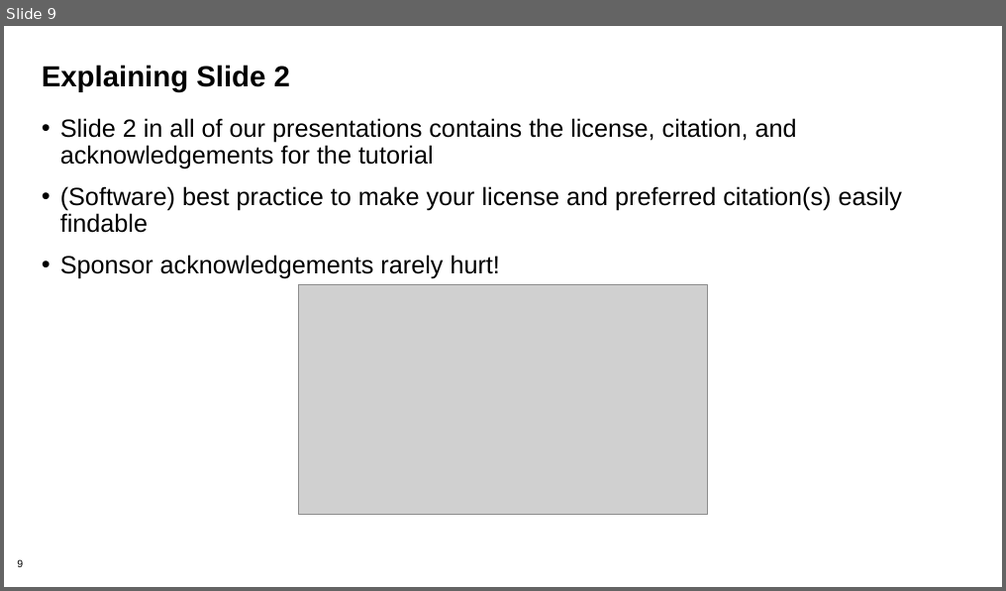
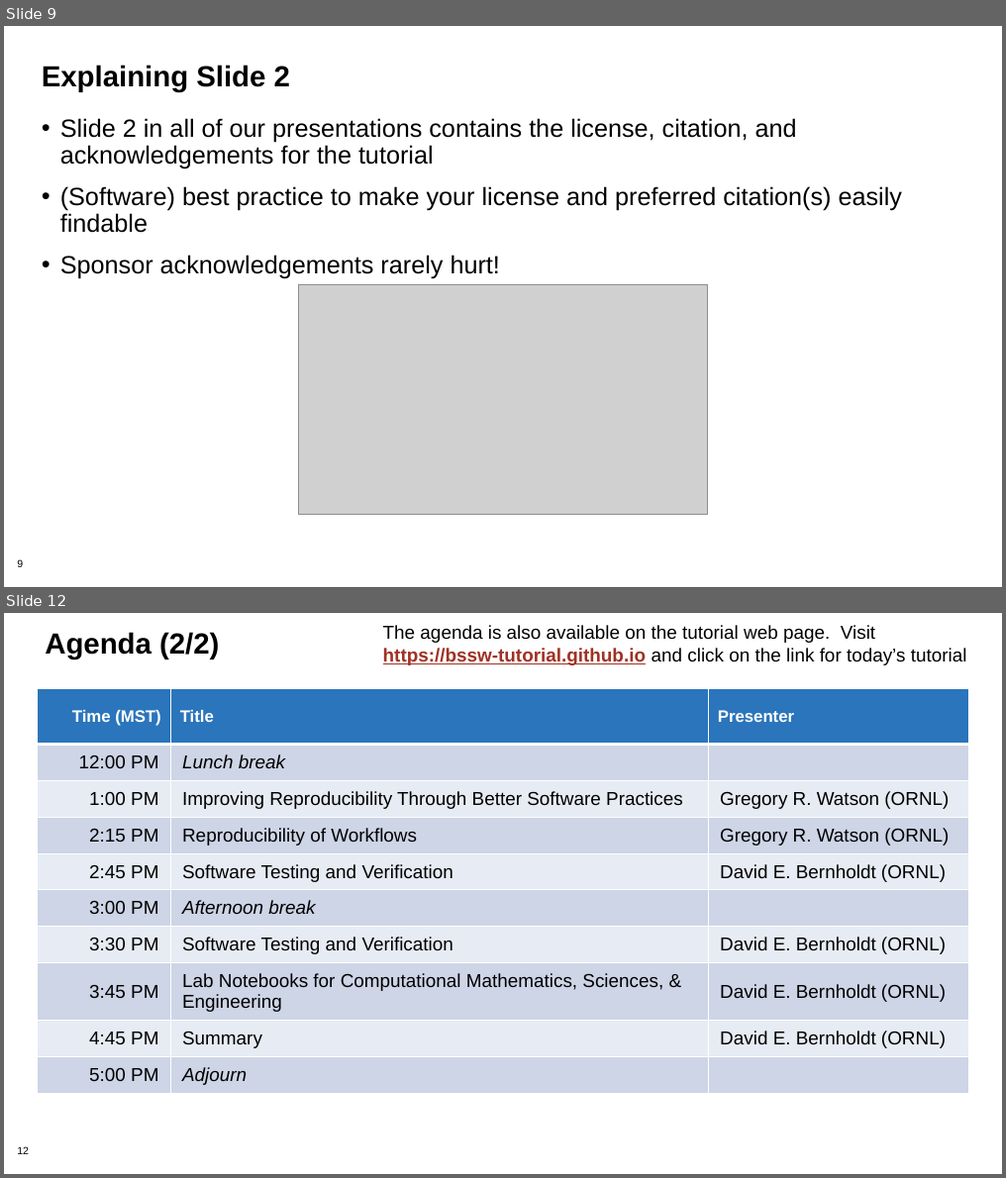
Before and after one commit to bssw-tutorial/presentations, a slide deck: intro.pptx. Shown one above the other, each under a label of ours: slide 9 before the commit, slides 9 and 12 after it; the slides between them are not shown. The pictures are 1006x591 and 1006x1178 pixels, drawn with LibreOffice and Linux fonts; fonts in the diff are those of the drawing; grey boxes stand for pictures; background and template pictures are left out. Boxes give left, top, right and bottom in pixels: in the first picture for what was removed or moved away, otherwise in the second. Text is boxed around its words. In the diff, an @@ line names an element or a change of style, - is before the commit and + after.

```diff
--- a/intro.pptx
+++ b/intro.pptx
@@ slide 12 added at [4, 613, 1002, 1174], background #FFFFFF; not listed: 1 template element that a slide beside it also shows @@
@@ title added at [45, 632, 219, 659], 28 pt, text #000000, bold @@
+Agenda (2/2)
@@ text added at [383, 625, 967, 665], 18 pt, text #000000 @@
+The agenda is also available on the tutorial web page. Visit https://bssw-tutorial.github.io and click on the link for today’s tutorial
@@ table added at [38, 688, 969, 1109], 10 rows, 3 columns @@
+Time (MST) | Title | Presenter
+12:00 PM | Lunch break | 
+1:00 PM | Improving Reproducibility Through Better Software Practices | Gregory R. Watson (ORNL)
+2:15 PM | Reproducibility of Workflows | Gregory R. Watson (ORNL)
+2:45 PM | Software Testing and Verification | David E. Bernholdt (ORNL)
+3:00 PM | Afternoon break | 
+3:30 PM | Software Testing and Verification | David E. Bernholdt (ORNL)
+3:45 PM | Lab Notebooks for Computational Mathematics, Sciences, & Engineering | David E. Bernholdt (ORNL)
+4:45 PM | Summary | David E. Bernholdt (ORNL)
+5:00 PM | Adjourn | 
```
Also in this commit, not shown: 4 slides changed, 1 other file.
